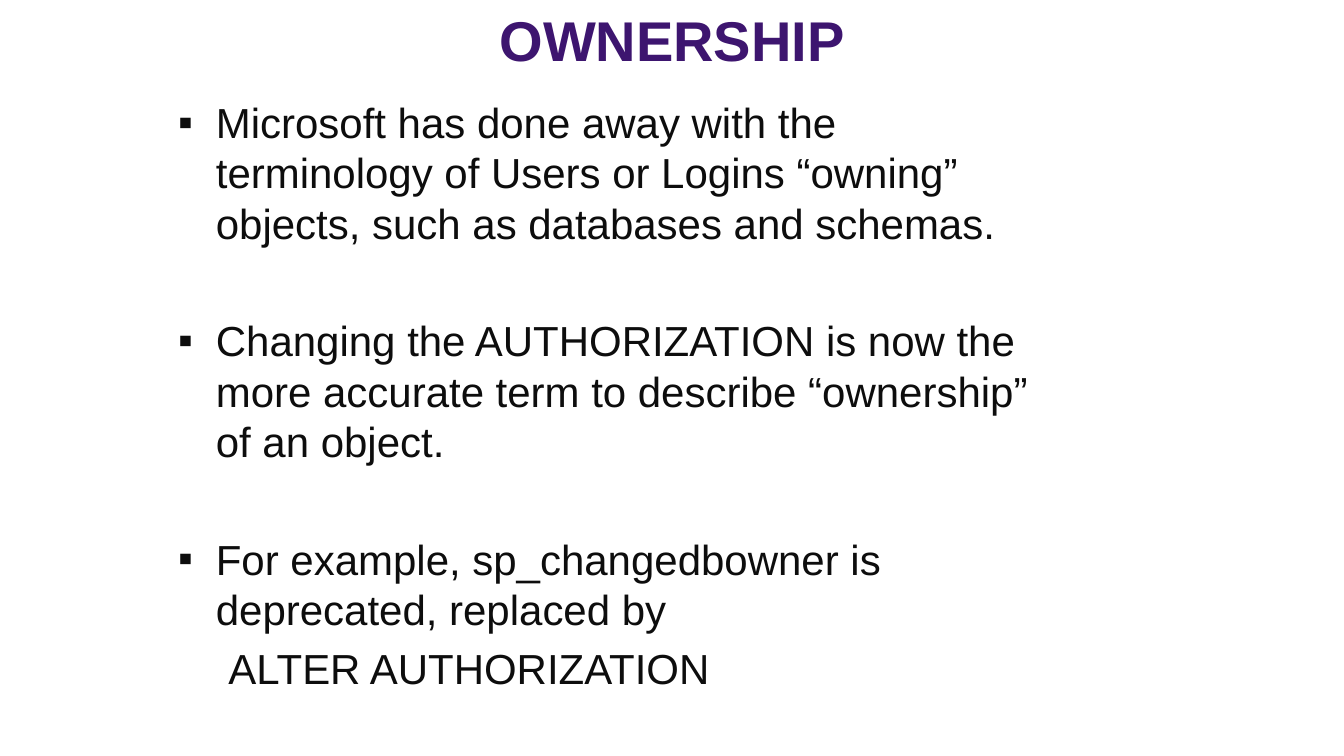
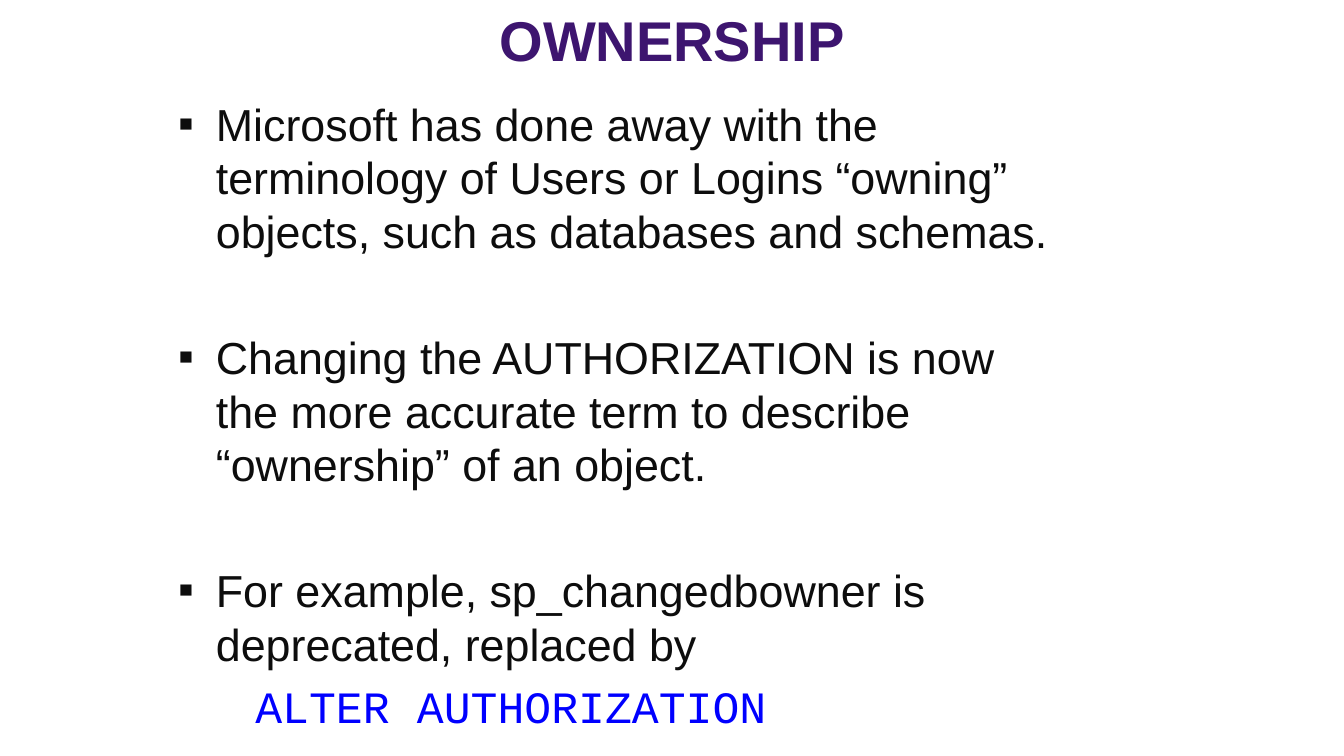
Before and after one commit to williamadba/Public-Presentations, a slide deck: slide 55 of SQLSat Dallas 2019/SQLSat Dallas 2019 SQL Security Principals and Permissions 101.pptx (slide 53 before the commit). Drawn at 1344x756 pixels with LibreOffice and Linux fonts; fonts in the diff are those of the drawing. Boxes give left, top, right and bottom in pixels: in the first picture for what was removed or moved away, otherwise in the second. Text is boxed around its words. In the diff, an @@ line names an element or a change of style, - is before the commit and + after.

```diff
--- a/SQLSat Dallas 2019/SQLSat Dallas 2019 SQL Security Principals and Permissions 101.pptx
+++ b/SQLSat Dallas 2019/SQLSat Dallas 2019 SQL Security Principals and Permissions 101.pptx
@@ text "Microsoft has done away with ..." at [216,108,1048,724]: size 30 to 32 pt; font Arial to Courier New, text colour #0D0D0D to #0000FF in "ALTER AUTHORIZATION" @@
```
Also in this commit, not shown: 11 other slides changed, 3 slides added, 1 other file.
